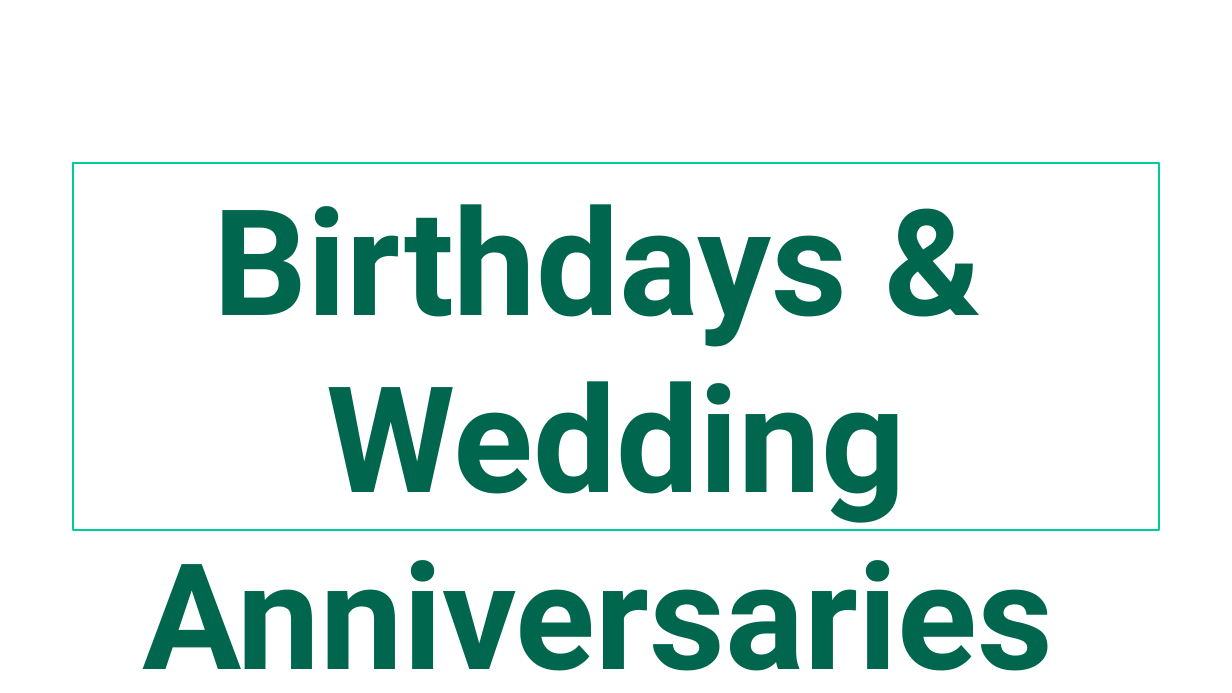
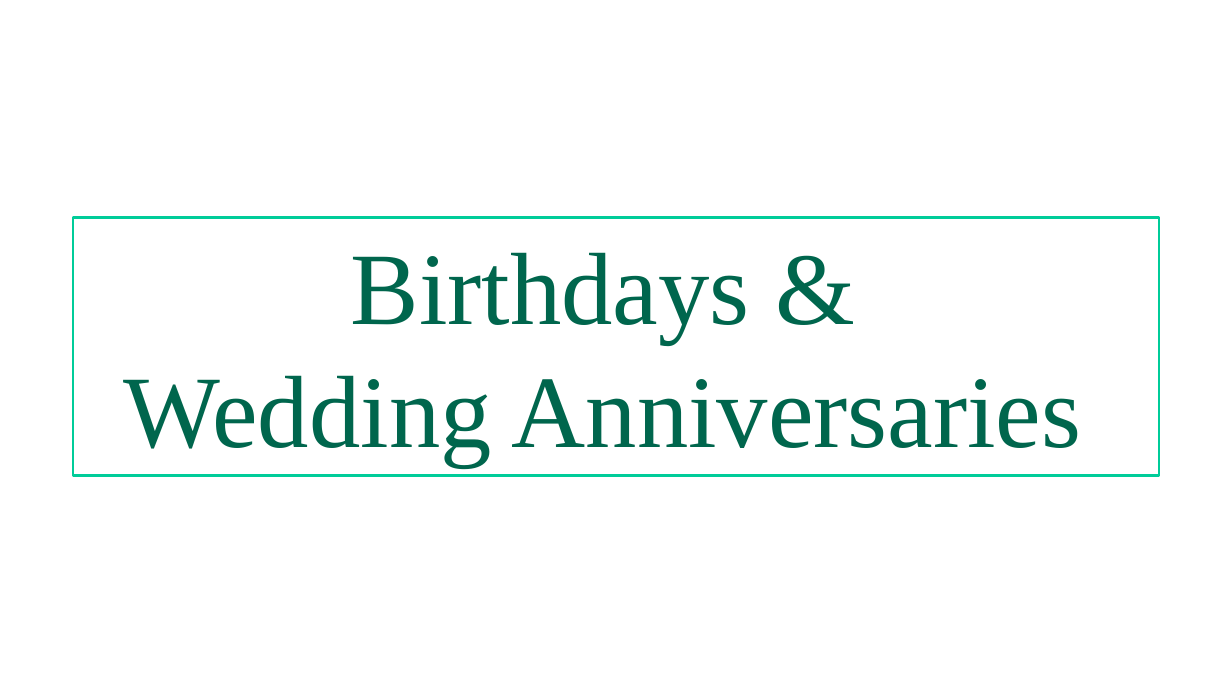
Before and after one commit to gijocode/Church_PPT_Utility, a slide deck: slide 46 of templates/english_service_template.pptx. Drawn at 1232x693 pixels with LibreOffice and Linux fonts; fonts in the diff are those of the drawing. Boxes give left, top, right and bottom in pixels: in the first picture for what was removed or moved away, otherwise in the second. Text is boxed around its words. In the diff, an @@ line names an element or a change of style, - is before the commit and + after.

```diff
--- a/templates/english_service_template.pptx
+++ b/templates/english_service_template.pptx
@@ rectangle "Birthdays &": place and size @@
-rectangle "Birthdays &" at [73,163,1159,530]
+rectangle "Birthdays &" at [73,217,1159,475]
@@ rectangle "Birthdays &" at [73,217,1159,475]: size 115 to 80 pt, font Roboto to Times New Roman, bold off @@
```
Also in this commit, not shown: 13 other slides changed, 1 other file.
